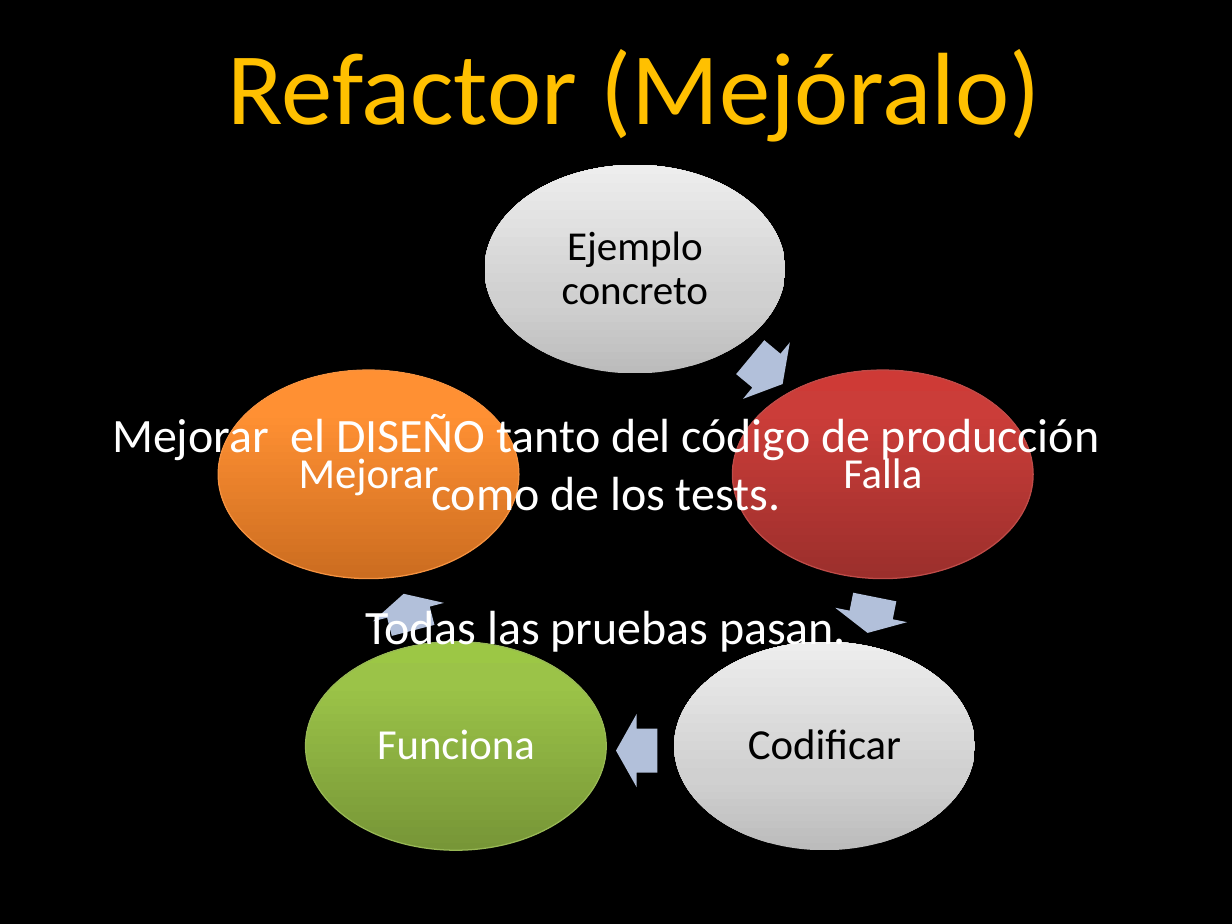
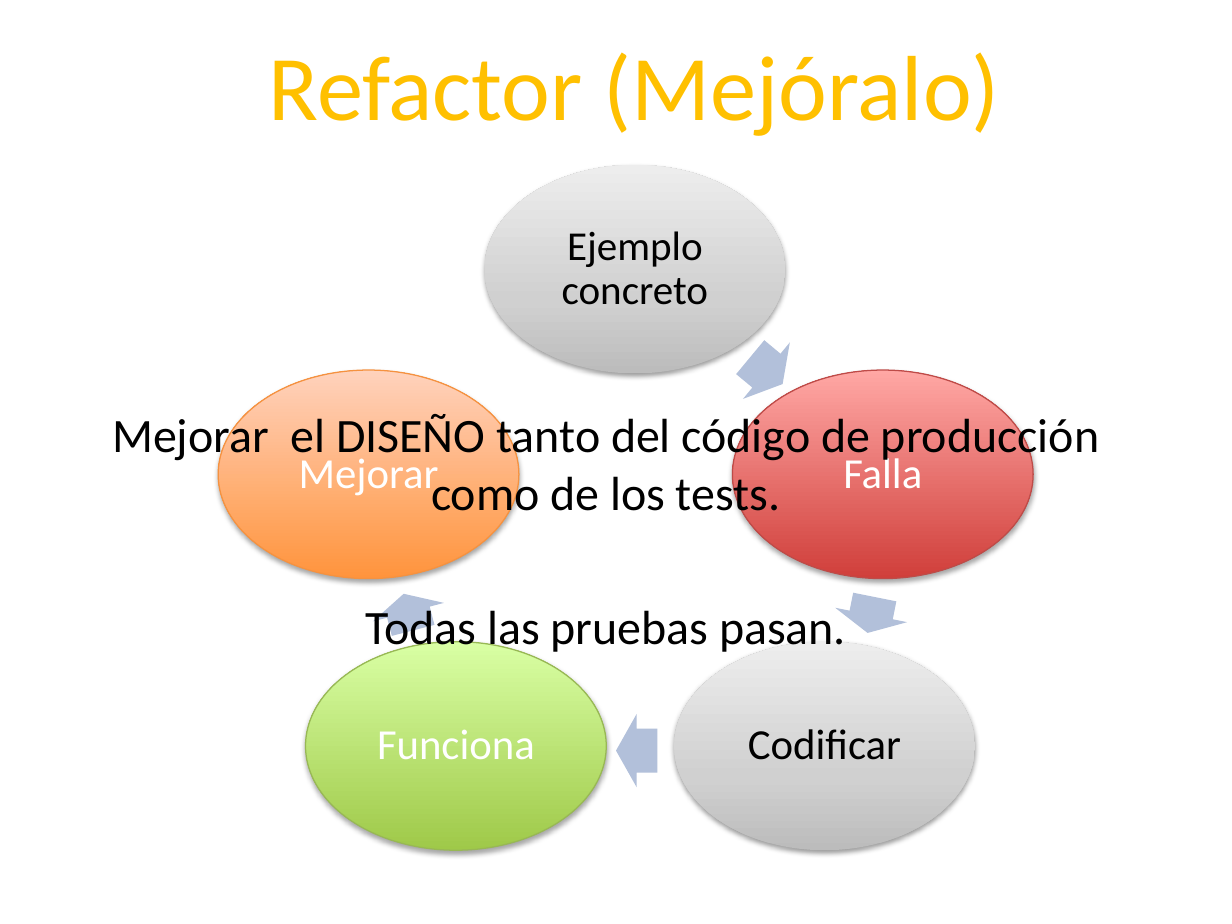
Before and after one commit to angelnunezsalazar/Test-Driven-Development, a slide deck: slide 10 of Diapositivas/Test Driven Development.pptx. Drawn at 1232x924 pixels with LibreOffice and Linux fonts; fonts in the diff are those of the drawing; background and template pictures are left out. Boxes give left, top, right and bottom in pixels: in the first picture for what was removed or moved away, otherwise in the second. Text is boxed around its words. In the diff, an @@ line names an element or a change of style, - is before the commit and + after.

```diff
--- a/Diapositivas/Test Driven Development.pptx
+++ b/Diapositivas/Test Driven Development.pptx
@@ background picture (left out) to #FFFFFF @@
@@ title "Refactor (Mejóralo)" at bbox=[269, 52, 1000, 136]: size 60 to 54 pt @@
@@ ellipse at bbox=[218, 370, 519, 578]: fill gradient #CC6E20 to #FF9034 to #FF9136 to gradient #FF953E to #FFD2BD @@
@@ ellipse at bbox=[733, 370, 1034, 578]: fill gradient #9C2F2D to #CB3E3A to #CE3B37 to gradient #D1403C to #FFA6A5 @@
@@ text "Mejorar el DISEÑO tanto del ..." at bbox=[112, 412, 1099, 656]: text colour #FFFFFF to #000000 @@
@@ ellipse at bbox=[306, 642, 606, 850]: fill gradient #779737 to #9BC348 to #9DC746 to gradient #A0CA4A to #DAFFA5 @@
```
Also in this commit, not shown: 56 other slides changed, 1 other file.
